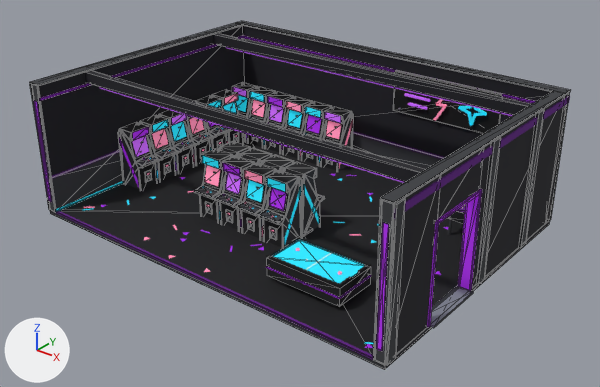
A saved change to the glTF model maps/arcade/source/salle.glb.
Rendered twice from a 50 mm camera at (12.65, -15.67, 10.52) aimed at (0.32, -0.26, 0.96). The axes (+X, +Y, +Z) are drawn at lower left. The lights are the same throughout. The first picture is the older version. Mesh edges are drawn as thin lines on the coarser meshes. Where no turn or scale is listed for an object, it has been applied to the vertices.

In view in the first picture: 'air_hockey_cyan', 'ceiling_soot_black', 'floor_black', 'island_black', 'island_black_light', 'sign_black_dark', 'wall_cabinets_black', 'wall_cabinets_black_light', 'walls_black_light', 'walls_neon_purple', 'walls_neon_purple_dark', 'walls_soot_black' and 27 more.
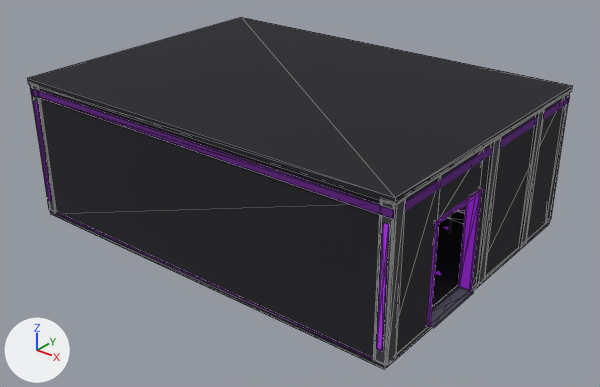
Pixel boxes (x1, y1, x2, y2) of what changed, in the pictures (600 x 387 px):
'toit', added (black): after (27, 17, 573, 205)
'mur_avant', added (black): after (38, 87, 392, 369)
'mur_avant_corniche', added: after (30, 88, 395, 219)
'walls_soot_black', unchanged, covered by the edit: before (38, 26, 568, 355); after (396, 94, 568, 355)
'floor_black', unchanged, covered by the edit: before (59, 141, 464, 355); after (432, 217, 464, 307)
'walls_black_light', unchanged, covered by the edit: before (30, 21, 570, 366); after (30, 84, 569, 366)
'ceiling_soot_black', unchanged, covered by the edit: before (85, 33, 531, 182)

What the commit changed:
Mesh me_toit is new.
It is a box spanning x -5.56..5.56, y -4.06..4.06, z -0.08..0.08.
It uses material mat_soot_black (black #1b1b22).
Mesh me_mur_avant_corniche is new.
It is a box spanning x -5.53..5.53, y -0.02..0.02, z -0.09..0.09.
It uses material mat_neon_purple_dark (purple #611886).
Mesh me_mur_avant is new.
It is a box spanning x -5.5..5.5, y -0.12..0.12, z -1.88..1.88.
It uses material mat_soot_black (black #1b1b22).
Object 'toit' (ob_toit) is new; it shows me_toit.
Its location is (0.0, 0.0, 3.83).
Object 'mur_avant_corniche' (ob_mur_avant_corniche) is new; it shows me_mur_avant_corniche.
Its location is (0.0, -4.02, 3.54).
Object 'mur_avant' (ob_mur_avant) is new; it shows me_mur_avant.
Its location is (0.0, -3.88, 1.88).
